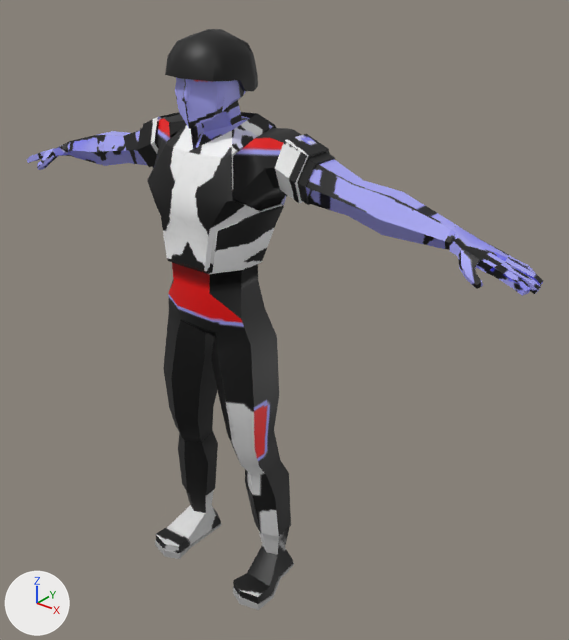
The FBX model Assets/FBX Imports/Characters/NPC/NX_CombatAndroid_MkI.fbx, before and after one commit.
Rendered twice from a 50 mm lens placed at (1.62, -1.67, 2.13), pointed at (0.17, 0.15, 1.01). Every picture has the same lights, and +X, +Y and +Z are marked at lower left. Where no turn or scale is listed for an object, it has been applied to the vertices. Vertices at the same position are counted once.

In view in the first picture: 'NX_CombatAndroid_MK1', 'NX_CombatAndroid_MK1_Helmet'.
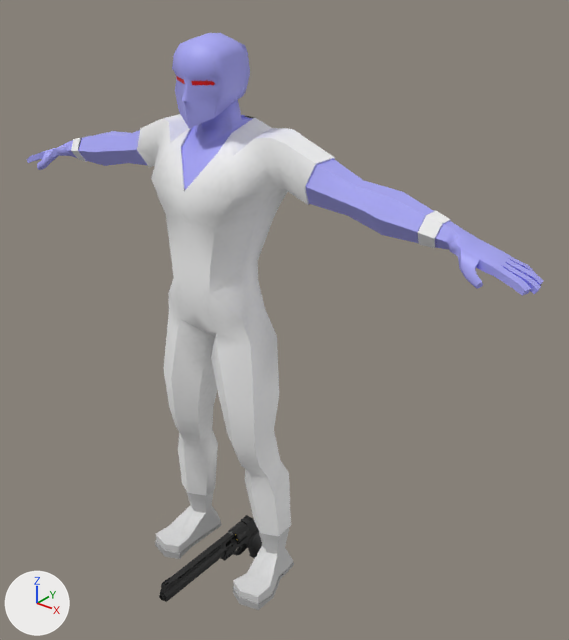
What differs and where, as boxes (x1, y1, x2, y2) in the pictures (569 x 640 px; the box of a moved part takes in the faces that stretch with it):
'NX_CombatAndroid_MK1', reshaped (8% taller)
    before: (27, 77, 543, 610)
    after: (27, 33, 543, 610)
'NX_CombatAndroid_MK1_Helmet', deleted (black)
    before: (165, 29, 258, 91)
'Megadeath-500', added (black)
    after: (159, 515, 262, 602)
part 1 of me_cube_022, moved or reshaped
    before: (275, 134, 330, 204)
    after: (418, 211, 451, 248)
part 2 of me_cube_022, moved or reshaped
    before: (140, 112, 180, 168)
    after: (71, 135, 92, 161)
part 3 of me_cube_022, cut back
    before: (123, 77, 353, 274)
    after: (123, 69, 353, 215)
part 4 of me_cube_022, surface changed (black to grey)
    both: (35, 79, 543, 604)

The change, as a list of edits to the scene's bpy script:
```text
Add img_megadeath_500_png:
    img_megadeath_500_png = load_image('Megadeath-500.png', '../../../Textures/Weapon Textures/Megadeath-500.png', 512, 512, 'sRGB')
Add mat_megadeath_500:
    mat_megadeath_500 = principled_material('Megadeath-500')
    mat_megadeath_500.texture = img_megadeath_500_png
Change me_cube_022:
    used by ob_nx_combatandroid_mk1; location = (0.0, 0.0, 0.0)
    remove me_cube_022.from_pydata(...)  # 921 vertices, 996 faces; spans x -1.01..1.01, y -0.14..0.2, z -0.01..1.89
    add me_cube_022.from_pydata(...)  # 853 vertices, 904 faces; spans x -1.01..1.01, y -0.14..0.19, z -0.01..1.89
    me_cube_022 part 1: the loose piece of 24 vertices spanning x 0.23..0.33, y 0.01..0.19, z 1.45..1.63 is scaled about its middle by (0.634, 0.496, 0.52), then moved by (0.43, 0.0, -0.09)
    me_cube_022 part 2: the loose piece of 24 vertices spanning x -0.33..-0.23, y 0.01..0.19, z 1.45..1.63 is scaled about its middle by (0.634, 0.496, 0.52), then moved by (-0.43, 0.0, -0.09)
    me_cube_022 part 3
    94 vertices are removed from x -0.2..0.2, y -0.14..0.2, z 1.16..1.66
    155 faces are deleted
    26 vertices are added at x -0.22..0.22, y -0.11..0.1, z 0.2..1.78
    63 new faces join them
    me_cube_022 part 4: 722 kept faces spanning x -1.01..1.01, y -0.14..0.19, z 0.01..1.89 get new texture (UV) coordinates
Add me_cylinder_005:
    me_cylinder_005.from_pydata(...)  # 1202 vertices, 1317 faces; spans x -0.029..0.029, y -0.331..0.215, z -0.11..0.11
    me_cylinder_005.materials.append(mat_megadeath_500)  # picture img_megadeath_500_png
Remove ob_nx_combatandroid_mk1_helmet:
    ob_nx_combatandroid_mk1_helmet = bpy.data.objects.new('NX_CombatAndroid_MK1_Helmet', me_cube_027)
    ob_nx_combatandroid_mk1_helmet.location = (0.0, 0.0, 0.0)
Add ob_megadeath_500:
    ob_megadeath_500 = bpy.data.objects.new('Megadeath-500', me_cylinder_005)
    ob_megadeath_500.location = (0.0, 0.0, 0.0)
```
